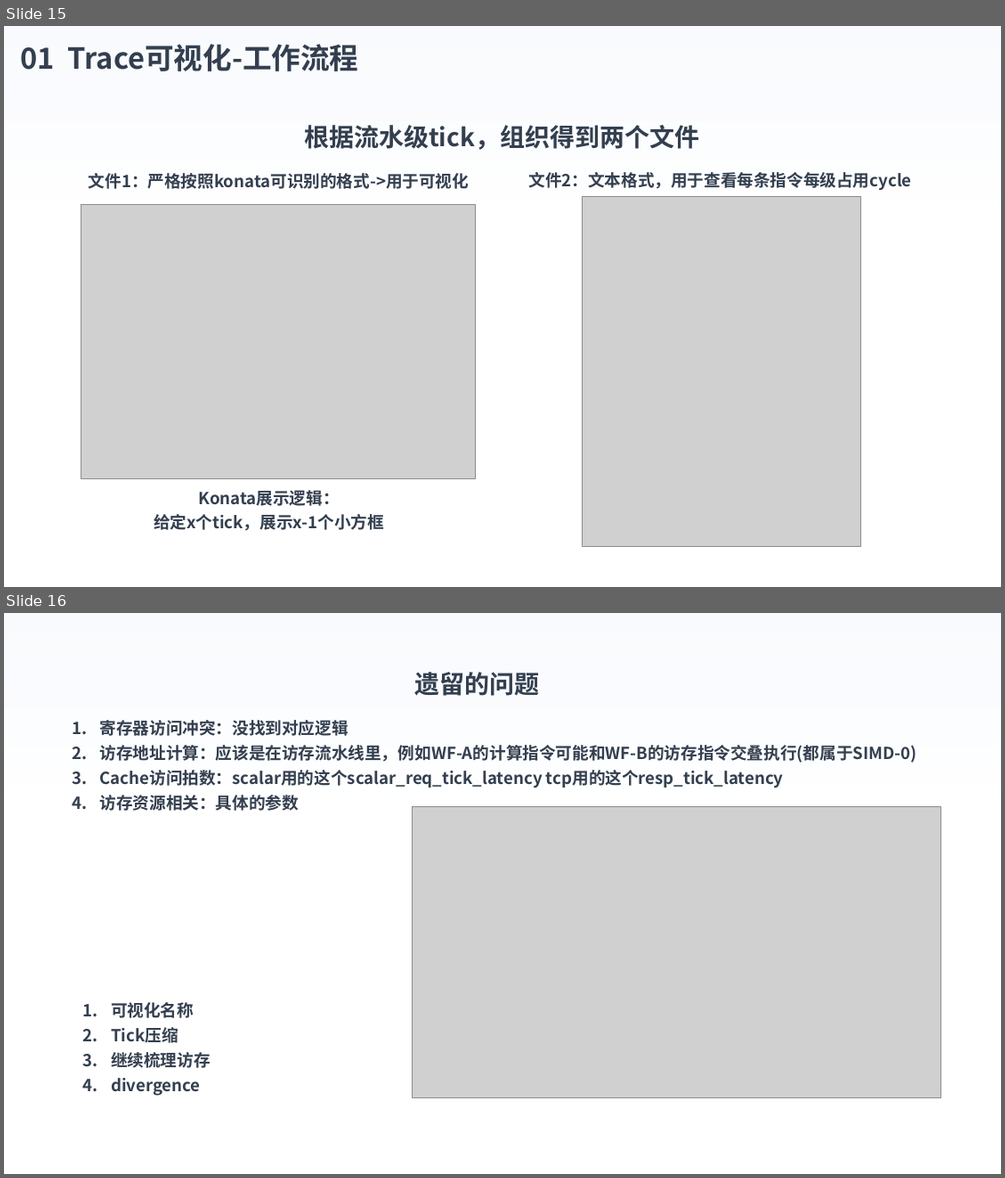
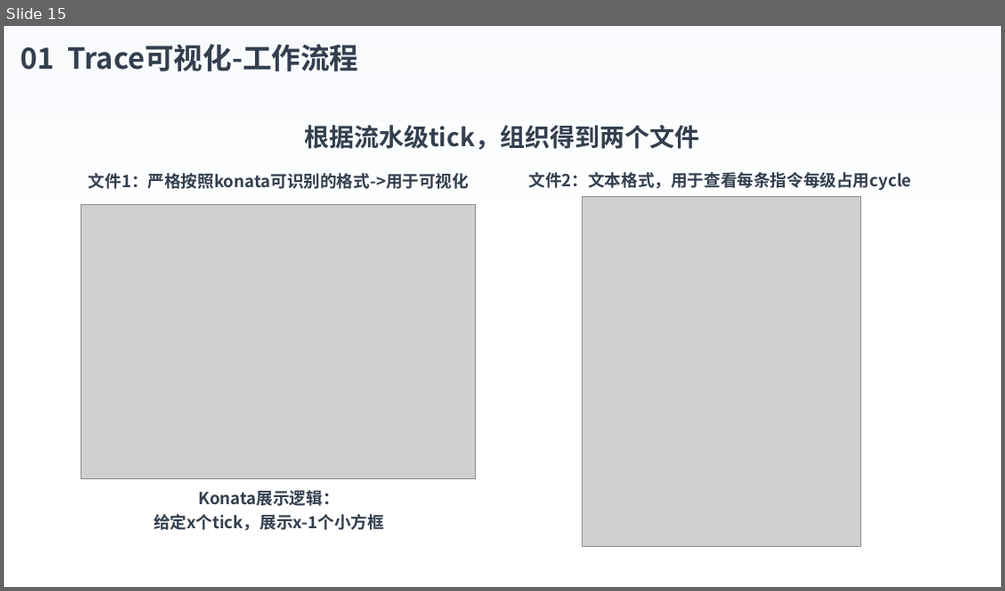
Before and after one commit to luot-ai/workspace, a slide deck: AA/gpu/GEM5/PPT/Gem5-GPU_4.pptx. Shown one above the other, each under a label of ours: slides 15 and 16 before the commit, slide 15 after it. The pictures are 1005x1178 and 1005x591 pixels, drawn with LibreOffice and Linux fonts; fonts in the diff are those of the drawing; grey boxes stand for pictures; background and template pictures are left out. Boxes give left, top, right and bottom in pixels: in the first picture for what was removed or moved away, otherwise in the second. Text is boxed around its words. In the diff, an @@ line names an element or a change of style, - is before the commit and + after.

```diff
--- a/AA/gpu/GEM5/PPT/Gem5-GPU_4.pptx
+++ b/AA/gpu/GEM5/PPT/Gem5-GPU_4.pptx
@@ slide 16 removed at <box>4,613,1001,1174</box>, background picture (left out) @@
@@ rectangle removed at <box>4,613,1001,1174</box> @@
@@ text removed at <box>415,672,540,696</box> @@
-遗留的问题
@@ text removed at <box>100,720,917,811</box> @@
-1. 寄存器访问冲突：没找到对应逻辑
-2. 访存地址计算：应该是在访存流水线里，例如WF-A的计算指令可能和WF-B的访存指令交叠执行(都属于SIMD-0)
-3. Cache访问拍数：scalar用的这个scalar_req_tick_latency tcp用的这个resp_tick_latency
-4. 访存资源相关：具体的参数
@@ picture removed at <box>413,807,940,1098</box> @@
@@ text removed at <box>111,1002,210,1095</box> @@
-1. 可视化名称
-2. Tick压缩
-3. 继续梳理访存
-4. divergence
```
Also in this commit, not shown: 3 slides changed, 30 other files.
